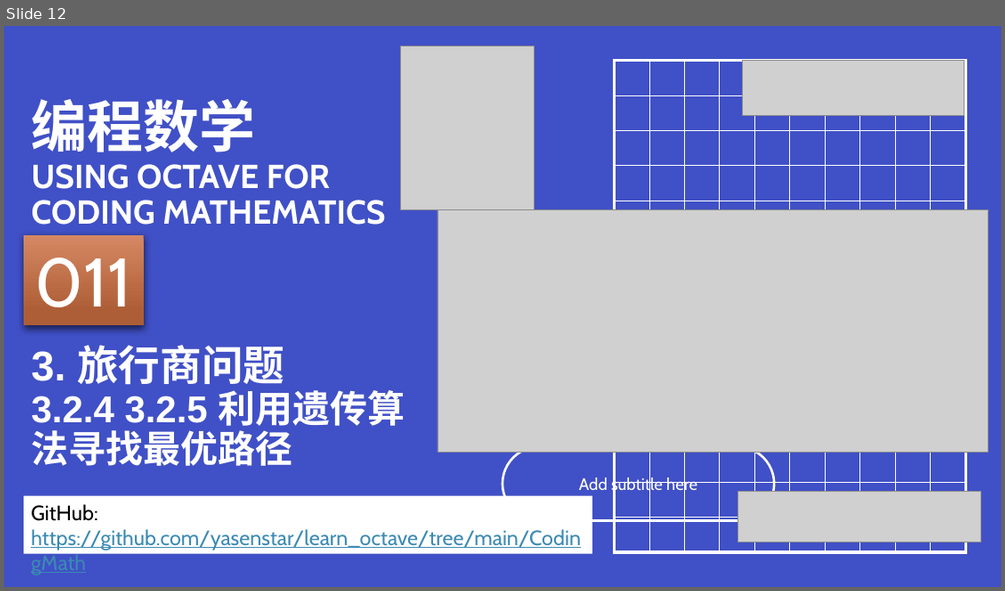
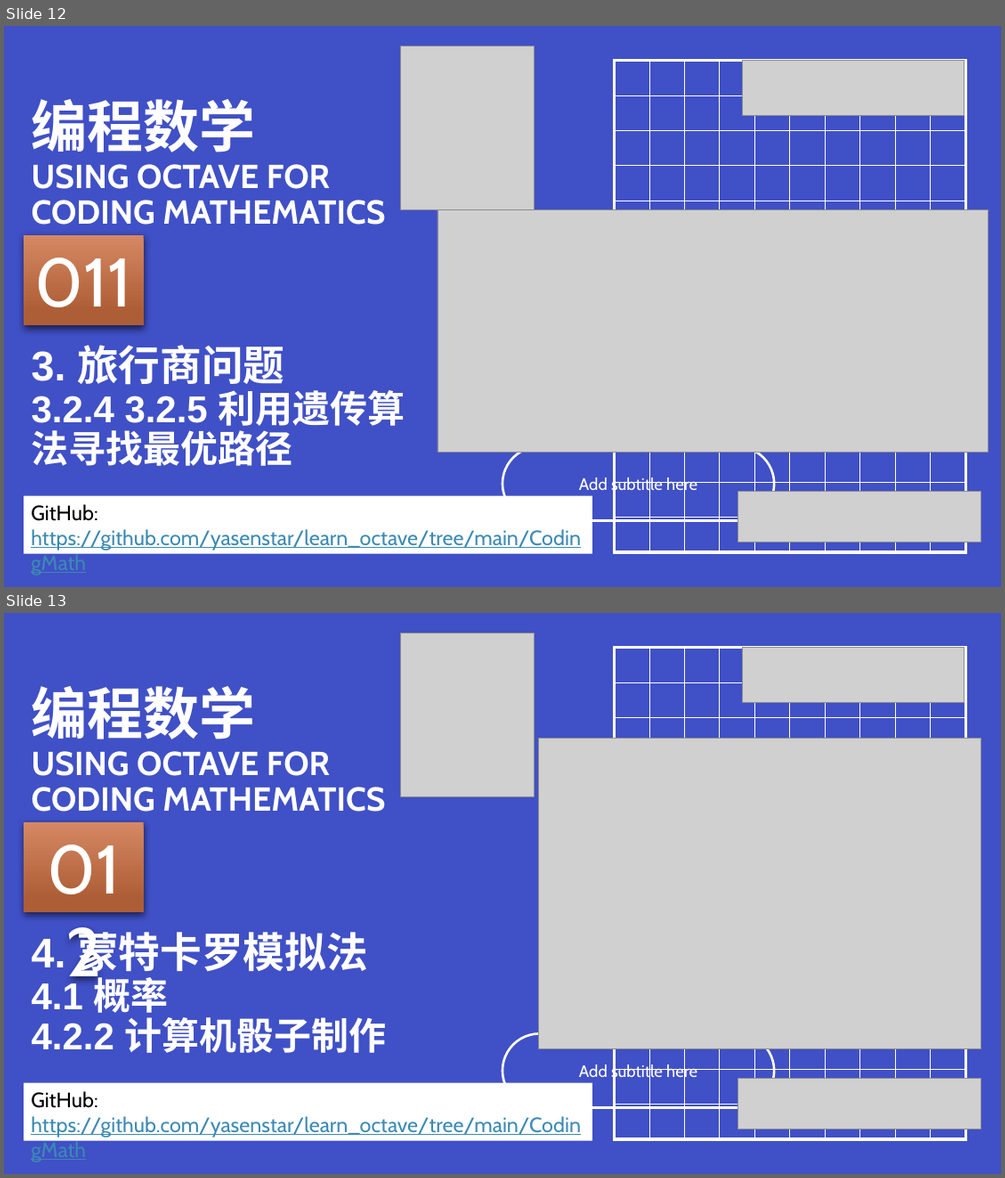
Before and after one commit to yasenstar/learn_octave, a slide deck: CodingMath/codingmath-covers.pptx. Shown one above the other, each under a label of ours: slide 12 before the commit, slides 12 and 13 after it. The pictures are 1005x591 and 1005x1178 pixels, drawn with LibreOffice and Linux fonts; fonts in the diff are those of the drawing; grey boxes stand for pictures. Boxes give left, top, right and bottom in pixels: in the first picture for what was removed or moved away, otherwise in the second. Text is boxed around its words. In the diff, an @@ line names an element or a change of style, - is before the commit and + after.

```diff
--- a/CodingMath/codingmath-covers.pptx
+++ b/CodingMath/codingmath-covers.pptx
@@ slide 13 added at <box>4,613,1001,1174</box>, background #4050C6; not listed: 1 template element that a slide beside it also shows @@
@@ picture added at <box>400,633,534,797</box> @@
@@ picture added at <box>742,648,964,702</box> @@
@@ title added at <box>32,686,385,811</box>, 32 pt, text #FFFFFF, bold @@
+编程数学
+USING OCTAVE FOR CODING MATHEMATICS
@@ picture added at <box>539,738,981,1048</box> @@
@@ rectangle added at <box>24,821,143,912</box>, fill gradient #D58863 to #AF5F35, 66 pt, text #FFFFFF @@
+012
@@ text added at <box>32,927,387,1053</box>, 36 pt, text #FFFFFF, bold @@
+4. 蒙特卡罗模拟法
+4.1 概率
+4.2.2 计算机骰子制作
@@ rectangle added at <box>24,1083,591,1140</box>, fill #FFFFFF, 20 pt, text #3B8AB3, underline @@
+GitHub: https://github.com/yasenstar/learn_octave/tree/main/CodingMath
@@ picture added at <box>738,1078,981,1129</box> @@
```
Also in this commit, not shown: 6 other slides added, 8 other files.
